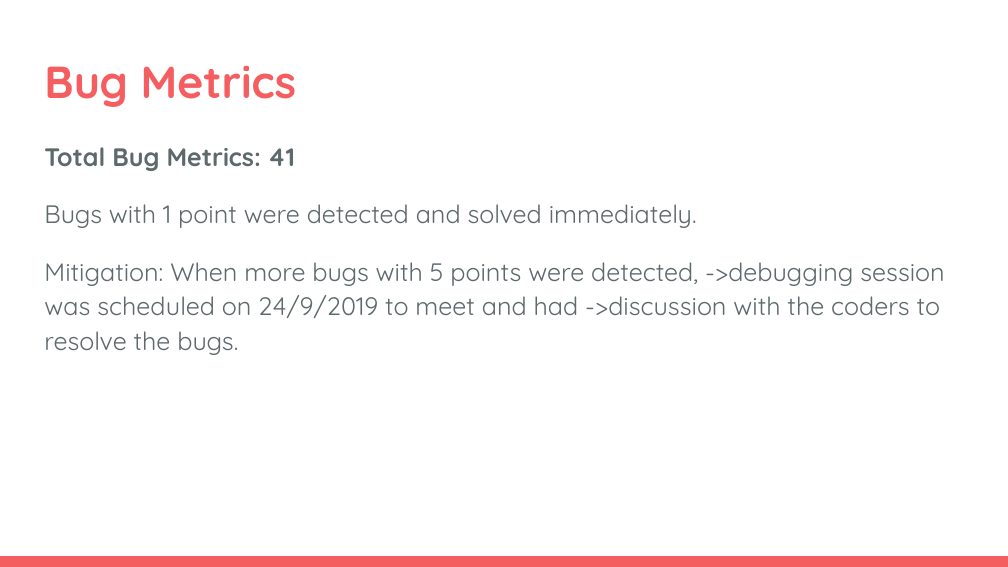
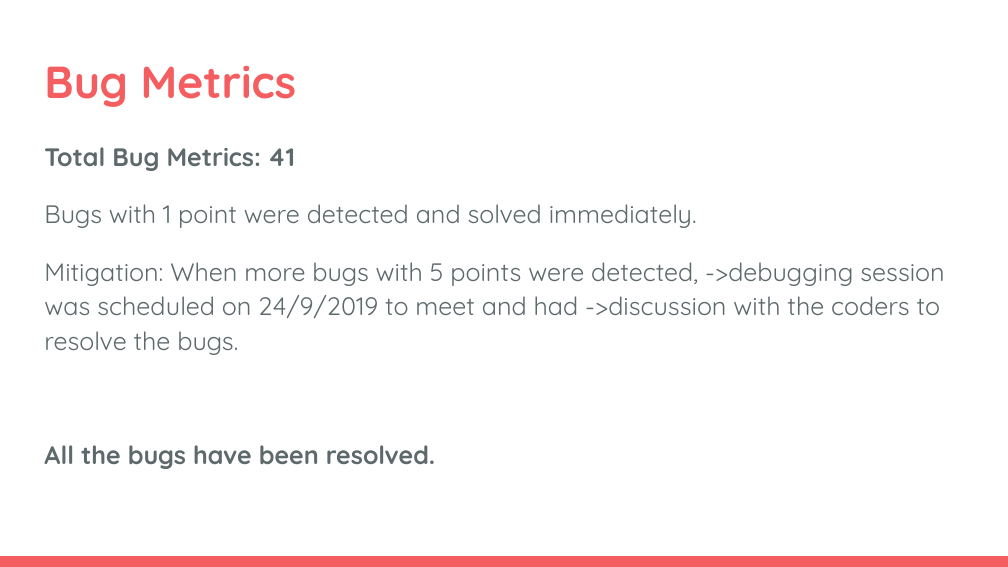
Before and after one commit to one-ice/IS212-Software-Project-Management, a slide deck: slide 20 of presentations/PM Review.pptx. Drawn at 1008x567 pixels with LibreOffice and Linux fonts; fonts in the diff are those of the drawing. Boxes give left, top, right and bottom in pixels: in the first picture for what was removed or moved away, otherwise in the second. Text is boxed around its words. In the diff, an @@ line names an element or a change of style, - is before the commit and + after.

```diff
--- a/presentations/PM Review.pptx
+++ b/presentations/PM Review.pptx
@@ text at <box>44,445,435,469</box>: paragraph added @@
+All the bugs have been resolved.
```
